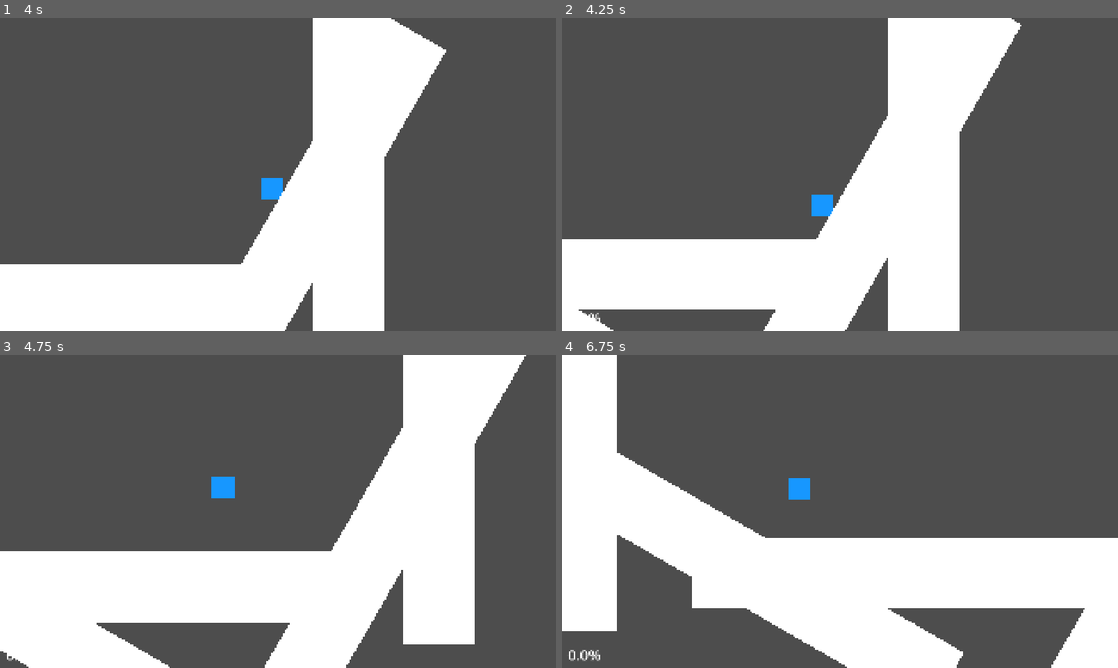
Above: before the commit, frames 1-4 (two rows, left to right).
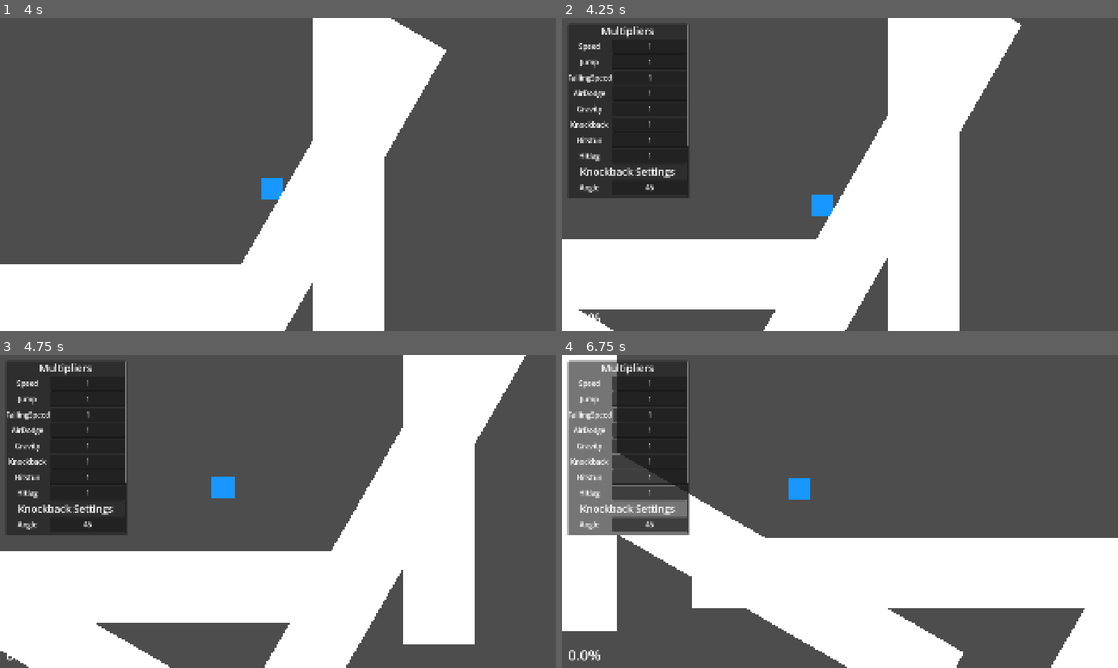
Above: after the commit, the same moments.

Repository: ruzet/SmashUltimateMovementRecreation
Game: Godot game, scene res://MovementTesting.tscn
Same seed, same stepped clock (60 frames per second), same inputs: the game is played once before the commit and once after it.
Inputs:
- Up to frame 1 (4 s): hold Z (Jump) 0.53-1.28 s; hold Right (ui_right) 0.53-2.03 s; tap X (Dodge) at 1.35, 2.85 s; tap Z (Jump) at 1.52, 1.55, 1.82, 3.02, 3.05, 3.32 s; hold Left (ui_left) 2.03-2.78 s; hold Z (Jump) 2.03-2.78 s; hold Right (ui_right) from 2.78 s (still down); hold Z (Jump) from 3.53 s (still down)
- Up to frame 2 (4.25 s): keep holding Right (ui_right); keep holding Z (Jump); tap Tab (MultiplierMenu) at 4.15 s
- Up to frame 3 (4.75 s): release Right (ui_right) at 4.28 s; release Z (Jump) at 4.28 s; hold Left (ui_left) from 4.28 s (still down); tap X (Dodge) at 4.35 s; tap Z (Jump) at 4.52, 4.55 s
- Up to frame 4 (6.75 s): tap Z (Jump) at 4.82, 6.02, 6.05, 6.32 s; release Left (ui_left) at 5.03 s; hold Right (ui_right) 5.03-5.78 s; hold Z (Jump) 5.03-5.78 s; hold Left (ui_left) from 5.78 s (still down); tap X (Dodge) at 5.85 s; hold Z (Jump) from 6.53 s (still down)

Frame 1 is identical in both runs. In frame 2, 11% of the frame differs, in the area x 1-23%, y 2-58%; in frame 3, 11%; in frame 4, 12%, in the area x 0-23%, y 1-58%.

Commit message:
added screen shake and a bounce lag

Diff:
--- a/GUI.gd
+++ b/GUI.gd
@@ -22,7 +22,7 @@
 
 func _input(event: InputEvent) -> void:
 	if event.is_action_pressed("MultiplierMenu"):
-		$"Panel".visible = $"Panel".visible
+		$"Panel".visible = !$"Panel".visible
 
 func _ready() -> void:
 	var Player = $"../Player"
--- a/Player.gd
+++ b/Player.gd
@@ -49,6 +49,7 @@
 var DashDirection = 0
 var HitstunTimer = 0
 var HitlagTimer = 0
+var BouncelagTimer = 0
 var StartingHitlagTimer = 0
 var ShakeOffset = 0
 var ShakeDirection = 1
@@ -64,6 +65,7 @@
 var IsJumping = false
 var Hitlag = false
 var Hitstun = false
+var Bouncelag = false
 var WasHitstun = false
 
 func ResetJumpDebounceFunction():
@@ -196,14 +198,14 @@
 		self.velocity = Vector2.ZERO
 		self.position = Vector2(935.0, 400)
 
-func _physics_process(delta: float) -> void:
+func _physics_process(Delta: float) -> void:
 	var Direction = Input.get_axis("ui_left", "ui_right")
 	OnGround = self.is_on_floor()
 	if HitstunTimer > 0:
 		if !Hitlag:
 			$"ColorRect".rotation_degrees = 0
 			$"ColorRect".color = Color.from_rgba8(236, 86, 140)
-			HitstunTimer -= delta
+			HitstunTimer -= Delta
 	else:
 		if $"ColorRect".color == Color.from_rgba8(236, 86, 140):
 			$"ColorRect".color = Color.from_rgba8(23, 151, 255)
@@ -213,12 +215,15 @@
 		$"ColorRect".rotation_degrees = 30 * KnockbackVelocity.sign().x
 		$"ColorRect".position.x = ShakeOffset * ShakeDirection
 		ShakeDirection = -ShakeDirection
-		HitlagTimer -= delta
+		HitlagTimer -= Delta
 	else:
 		$"ColorRect".position.x = -25
+	if BouncelagTimer > 0:
+		BouncelagTimer -= Delta
 
 	Hitstun = HitstunTimer > 0
 	Hitlag = HitlagTimer > 0
+	Bouncelag = BouncelagTimer > 0
 
 	if WasHitstun && !Hitstun:
 		var Carry = Vector2(XVelocity, YVelocity) + KnockbackVelocity
@@ -250,35 +255,35 @@
 			TargetXVelocity *= SpeedMultiplier
 
 			if Direction == 0 && !AirDodging:
-				XVelocity = 0 + (XVelocity - 0) * exp(-Deceleration * delta)
+				XVelocity = 0 + (XVelocity - 0) * exp(-Deceleration * Delta)
 			elif !AirDodging:
-				XVelocity = TargetXVelocity + (XVelocity - TargetXVelocity) * exp(-Acceleration * delta)
+				XVelocity = TargetXVelocity + (XVelocity - TargetXVelocity) * exp(-Acceleration * Delta)
 
 			if !JumpDebounce:
 				if Direction != 0 && self.rotation < self.floor_max_angle:
 					YVelocity = (UnrotatedXVelocity * (get_floor_normal().x * Direction)) * SpeedMultiplier
 				elif Direction == 0:
-					YVelocity = 0 + (YVelocity - 0) * exp(-Deceleration * delta)
+					YVelocity = 0 + (YVelocity - 0) * exp(-Deceleration * Delta)
 				else:
 					YVelocity = 0
 		else:
 			self.rotation_degrees = 0
-			TimeInAir += delta
+			TimeInAir += Delta
 			if CurrentJumps == Jumps: CurrentJumps -= 1
 			if Direction == 0 && !AirDodging:
-				XVelocity = 0 + (XVelocity - 0) * exp(-AirDeceleration * delta)
+				XVelocity = 0 + (XVelocity - 0) * exp(-AirDeceleration * Delta)
 			elif !AirDodging:
 				var TargetXVelocity = Direction * Speed * OverallSpeedMultiplier
-				XVelocity = TargetXVelocity + (XVelocity - TargetXVelocity) * exp(-AirAcceleration * delta)
+				XVelocity = TargetXVelocity + (XVelocity - TargetXVelocity) * exp(-AirAcceleration * Delta)
 			if Input.get_axis("ui_down", "ui_up") == -1 && TimeInAir > 0.5 && !AirDodging:
 				YVelocity = (FastFallingSpeed * OverallFallingSpeedMultiplier)
 			else:
 				if YVelocity > FallingSpeed * OverallFallingSpeedMultiplier:
 					YVelocity = FallingSpeed * OverallFallingSpeedMultiplier
 				else:
-					YVelocity += Gravity * OverallGravityMultiplier * delta
+					YVelocity += Gravity * OverallGravityMultiplier * Delta
 	elif Dodging && !Hitstun && !Hitlag:
-		var NextDashSpeed = max(DashSpeed - DashDecel * delta, 0)
+		var NextDashSpeed = max(DashSpeed - DashDecel * Delta, 0)
 		var Result = Raycast()
 
 		if Result == "Stop":
@@ -295,23 +300,23 @@
 		if OnGround and YVelocity > 0:
 			YVelocity = 0
 		else:
-			YVelocity = min(YVelocity + KBHitstunGravity * delta, (FallingSpeed * OverallFallingSpeedMultiplier) * OverallKnockbackMultiplier)
-
-	var Decay = KBDecayPerSecond * delta
+			YVelocity = min(YVelocity + KBHitstunGravity * Delta, (FallingSpeed * OverallFallingSpeedMultiplier) * OverallKnockbackMultiplier)
+
+	var Decay = KBDecayPerSecond * Delta
 	if KnockbackVelocity.length() > Decay:
 		KnockbackVelocity -= KnockbackVelocity.normalized() * Decay
 	else:
 		KnockbackVelocity = Vector2.ZERO
 
 	self.velocity = Vector2(XVelocity, YVelocity) + KnockbackVelocity
-	if!Hitlag: move_and_slide()
+	if !Hitlag && !Bouncelag: move_and_slide()
 
 	if Hitstun:
 		for Collision in get_slide_collision_count():
 			var Normal = get_slide_collision(Collision).get_normal()
 			if KnockbackVelocity.dot(Normal) < 0:
-				var IsFloor = Normal.y < -0.7
 				if KnockbackVelocity.length() > 300 && HitstunTimer > 0.1:
-					KnockbackVelocity = KnockbackVelocity.bounce(Normal) * (0.6 if IsFloor else 0.95)
+					KnockbackVelocity = KnockbackVelocity.bounce(Normal) * 0.95
+					if KnockbackVelocity.length() > 150: BouncelagTimer = 0.2
 				else:
 					KnockbackVelocity = KnockbackVelocity.slide(Normal)
--- a/project.godot
+++ b/project.godot
@@ -20,7 +20,6 @@
 window/size/viewport_width=1920
 window/size/viewport_height=1080
 window/stretch/mode="canvas_items"
-window/stretch/aspect="expand"
 
 [input]
 
Not shown, added: export_presets.cfg
